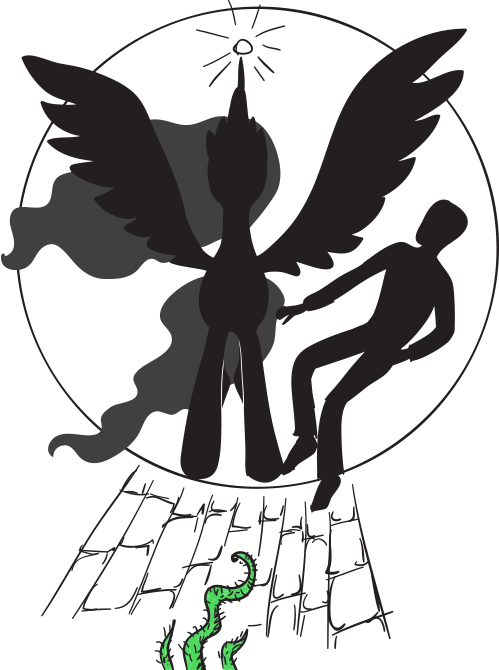
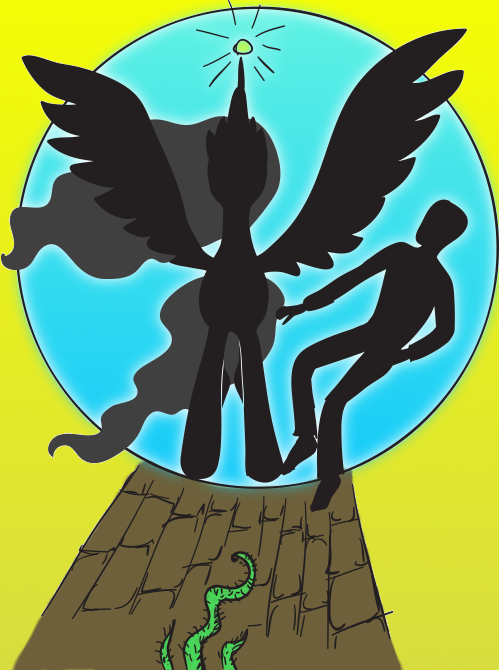
Comparing the layer stacks of the two 499px x 670px images. Changes:
added layer "guardSphere" above "planderseed" over [left=2, top=0, right=499, bottom=505]
added layer "floor" above "flashArea" over [left=10, top=458, right=405, bottom=670]
added layer "flashArea" above "flash" over [left=0, top=0, right=499, bottom=670]
added layer "flash" above "Background" over [left=236, top=40, right=252, bottom=53]
